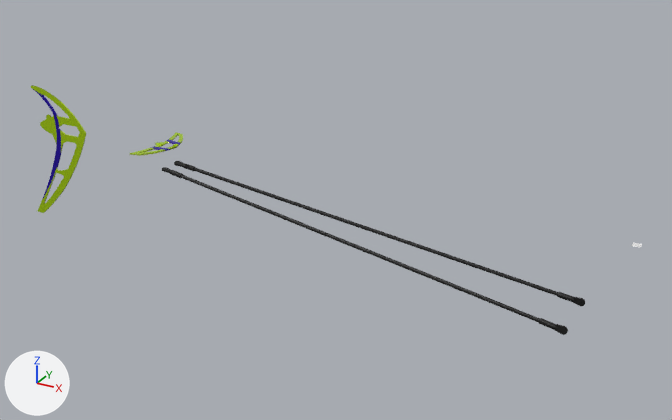
A saved change to the FBX model HoverHere/Assets/Helicopters_Available/Logo600SE_V3/Resources/Logo600SE_V3_Setup_004/Prefabs/Logo600SE_V3_setup_004.fbx.
The view is the same before and after, from a 50 mm camera at (0.158, -0.984, 0.454) aimed at (-0.404, 0.039, -0.058). The lights are fixed; the arrows at lower left show +X, +Y and +Z. Where no turn or scale is listed for an object, it has been applied to the vertices.

The first picture shows 'Fin_rear_large', 'Fin_small', 'LOGO600SE - Kugelgelenk Gross-1'.
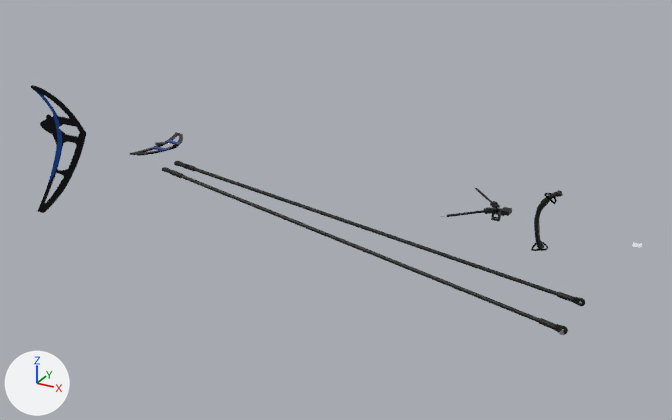
What differs and where, as boxes [x1, y1, x2, y2] in the pictures (672 x 420 px):
'Fin_rear_large', surface changed (green to black)
    both: [31, 85, 86, 213]
'antenna_protection', added (black)
    after: [440, 186, 512, 221]
    faces in mat_black (black #0e0e0e): [447, 188, 512, 221]
'Fin_small', surface changed
    both: [130, 132, 183, 156]
'LOGO600SE - Kabel-1.001', added
    after: [534, 190, 563, 249]
'LOGO600SE - HOBBYWING Platinum 100A V3-1.001', added
    after: [531, 241, 548, 251]
'LOGO600SE - HOBBYWING Platinum 100A V3-1.002', added
    after: [544, 193, 557, 204]

The change, as a diff of the scene's bpy script:
```diff
--- a/HoverHere/Assets/Helicopters_Available/Logo600SE_V3/Resources/Logo600SE_V3_Setup_004/Prefabs/Logo600SE_V3_setup_004.fbx.py
+++ b/HoverHere/Assets/Helicopters_Available/Logo600SE_V3/Resources/Logo600SE_V3_Setup_004/Prefabs/Logo600SE_V3_setup_004.fbx.py
@@ mat_canopy_a @@
 mat_canopy_a = principled_material('Canopy_A')
-mat_canopy_a.texture = img_logo600se_v3_canopy_000_a_png
+mat_canopy_a.texture = img_logo600se_v3_canopy_002_a_png
 mat_canopy_a.metallic = 0.567
@@ ob_antenna_protection @@
+ob_antenna_protection = bpy.data.objects.new('antenna_protection', me_logo600se_v3_021)  # 153 vertices, 106 faces; spans x -0.2402..-0.1729, y -0.0539..0.0539, z -0.0091..0.0056; in mat_black (black #0e0e0e), mat_alu (white #e7e7e7)
+ob_antenna_protection.location = (0.025, 0.0, 0.007)
@@ ob_logo600se___hobbywing_platinum_100a_v3_1_001 @@
+ob_logo600se___hobbywing_platinum_100a_v3_1_001 = bpy.data.objects.new('LOGO600SE - HOBBYWING Platinum 100A V3-1.001', me_logo600se___hobbywing_platinum_100a_v3_1_005)  # 64 vertices, 64 faces; spans x -0.001..0.116, y 0.075..0.359, z -0.334..-0.231; in mat_schrauben_schwarz (black #151515)
+ob_logo600se___hobbywing_platinum_100a_v3_1_001.location = (-0.127, 0.008, -0.062)
+ob_logo600se___hobbywing_platinum_100a_v3_1_001.rotation_euler = (0.194, -0.145, -3.11)  # degrees (11, -8.3, -178)
+ob_logo600se___hobbywing_platinum_100a_v3_1_001.scale = (-0.154, -0.0847, -0.0847)
@@ ob_logo600se___hobbywing_platinum_100a_v3_1_002 @@
+ob_logo600se___hobbywing_platinum_100a_v3_1_002 = bpy.data.objects.new('LOGO600SE - HOBBYWING Platinum 100A V3-1.002', me_logo600se___hobbywing_platinum_100a_v3_1_006)  # 64 vertices, 64 faces; spans x -0.002..0.108, y 0.163..0.343, z -0.319..-0.254; in mat_schrauben_schwarz (black #151515)
+ob_logo600se___hobbywing_platinum_100a_v3_1_002.location = (-0.129, 0.007, 0.013)
+ob_logo600se___hobbywing_platinum_100a_v3_1_002.rotation_euler = (0.173, -0.699, -3.101)  # degrees (10, -40, -178)
+ob_logo600se___hobbywing_platinum_100a_v3_1_002.scale = (-0.154, -0.0847, -0.0847)
@@ ob_logo600se___kabel_1_001 @@
+ob_logo600se___kabel_1_001 = bpy.data.objects.new('LOGO600SE - Kabel-1.001', me_logo600se___kabel_1_002)  # 995 vertices, 1955 faces; spans x 0.1094..0.141, y 0.0323..0.0442, z -0.0241..0.0567; in mat_details_glossy (picture img_logo600se_v3_details_png)
+ob_logo600se___kabel_1_001.location = (-0.238, 0.0, -0.026)
```
